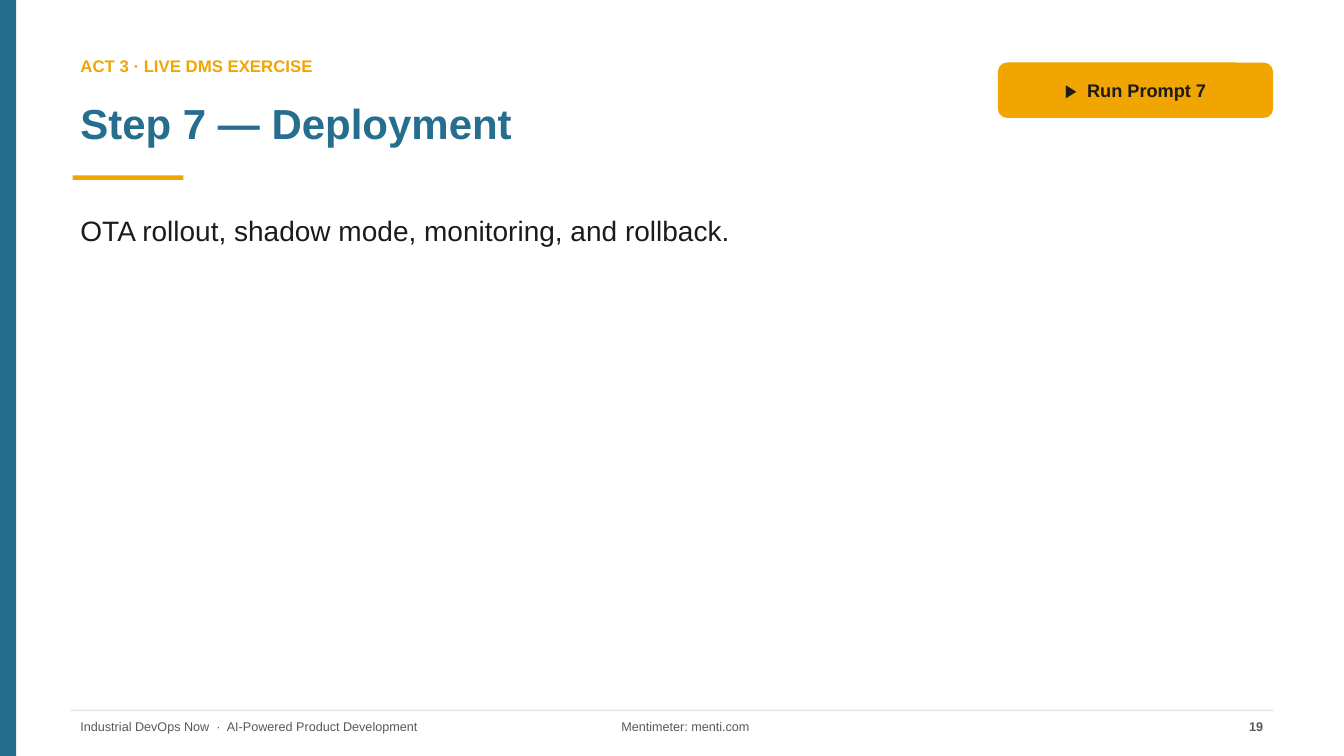
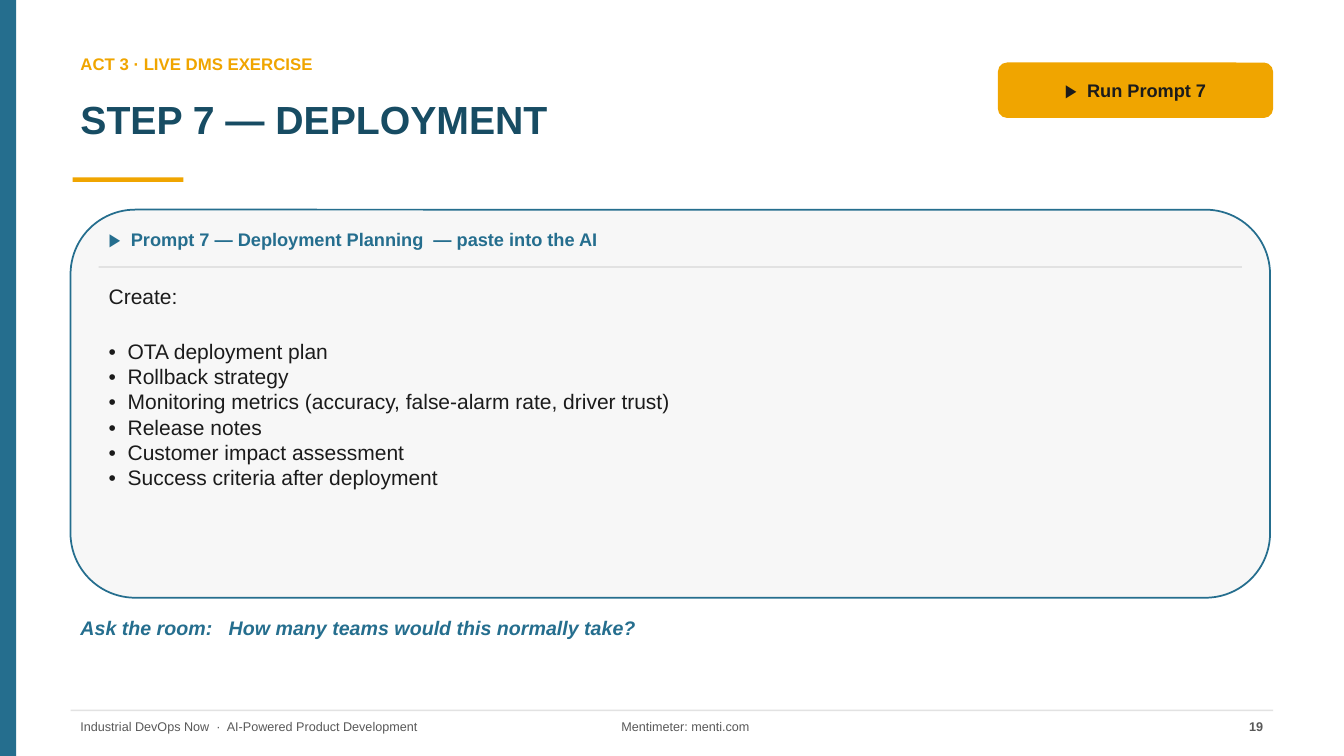
Before and after one commit to rockinryeman/SDLC-Workshop, a slide deck: slide 19 of dms-workshop/AI-Powered-Product-Development_DMS.pptx. Drawn at 1344x756 pixels with LibreOffice and Linux fonts; fonts in the diff are those of the drawing. Boxes give left, top, right and bottom in pixels: in the first picture for what was removed or moved away, otherwise in the second. Text is boxed around its words. In the diff, an @@ line names an element or a change of style, - is before the commit and + after.

```diff
--- a/dms-workshop/AI-Powered-Product-Development_DMS.pptx
+++ b/dms-workshop/AI-Powered-Product-Development_DMS.pptx
@@ text at box(80, 106, 547, 135): text changed; size 30 to 28 pt; text colour #256E8E to #174C63 @@
-Step 7 — Deployment
+STEP 7 — DEPLOYMENT
@@ rounded rectangle added at box(71, 210, 1270, 598), fill #F7F7F7, outline #256E8E 1.25 pt @@
@@ text removed at box(80, 220, 729, 246) @@
-OTA rollout, shadow mode, monitoring, and rollback.
@@ text added at box(131, 232, 597, 250), 13 pt, text #256E8E, bold @@
+▶ Prompt 7 — Deployment Planning — paste into the AI
@@ rectangle added at box(99, 266, 1242, 268), fill #E2E2E2 @@
@@ text added at box(109, 289, 670, 490), 15 pt, text #1B1B1B @@
+Create:
+• OTA deployment plan
+• Rollback strategy
+• Monitoring metrics (accuracy, false-alarm rate, driver trust)
+• Release notes
+• Customer impact assessment
+• Success criteria after deployment
@@ text added at box(80, 620, 635, 639), 14 pt, text #256E8E, bold, italic @@
+Ask the room: How many teams would this normally take?
```
Also in this commit, not shown: 20 other slides changed, 4 other files.
